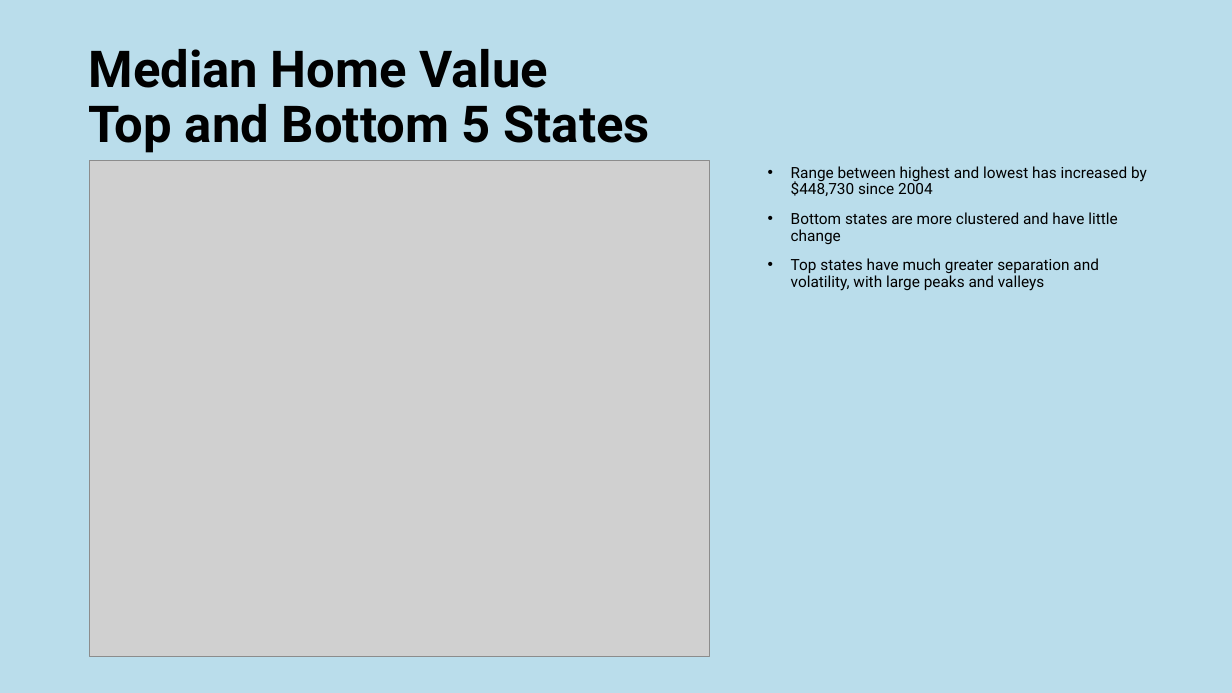
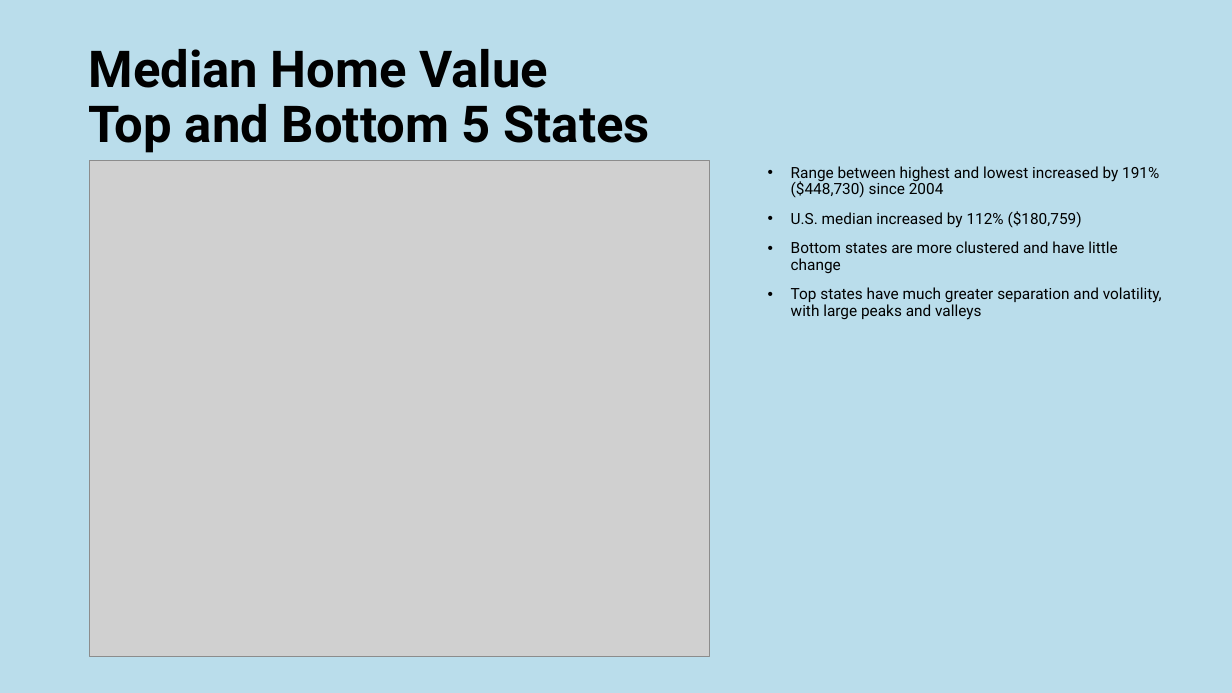
Before and after one commit to d-burke-data/Project_01, a slide deck: slide 2 of Work_David/Home_Value_and_Income.pptx. Drawn at 1232x693 pixels with LibreOffice and Linux fonts; fonts in the diff are those of the drawing; grey boxes stand for pictures. Boxes give left, top, right and bottom in pixels: in the first picture for what was removed or moved away, otherwise in the second. Text is boxed around its words. In the diff, an @@ line names an element or a change of style, - is before the commit and + after.

Commit message:
Update slides

```diff
--- a/Work_David/Home_Value_and_Income.pptx
+++ b/Work_David/Home_Value_and_Income.pptx
@@ text at (791, 166, 1159, 228): text changed @@
-• Range between highest and lowest has increased by $448,730 since 2004
+• Range between highest and lowest increased by 191% ($448,730) since 2004
+• U.S. median increased by 112% ($180,759)
```
Also in this commit, not shown: 5 other files.
